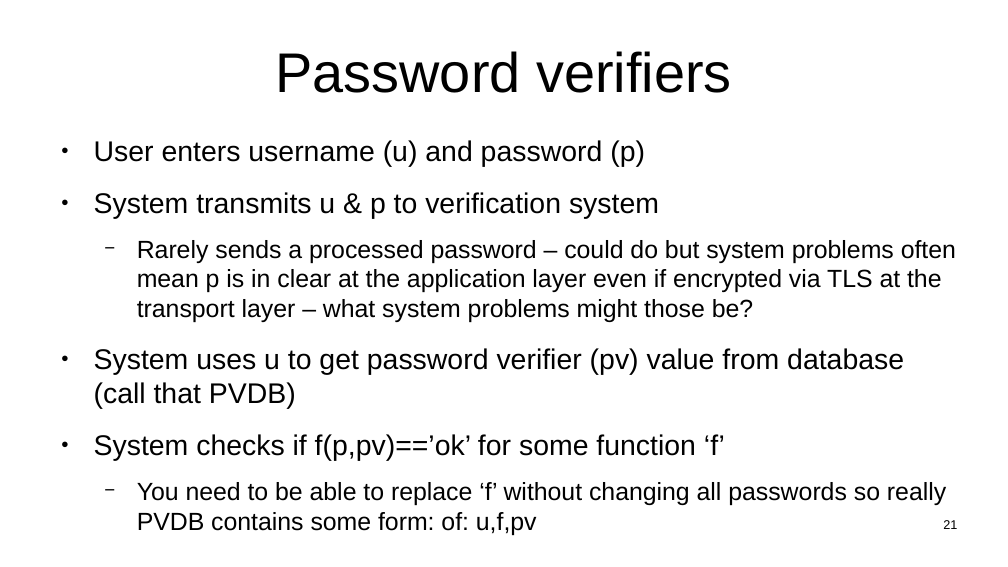
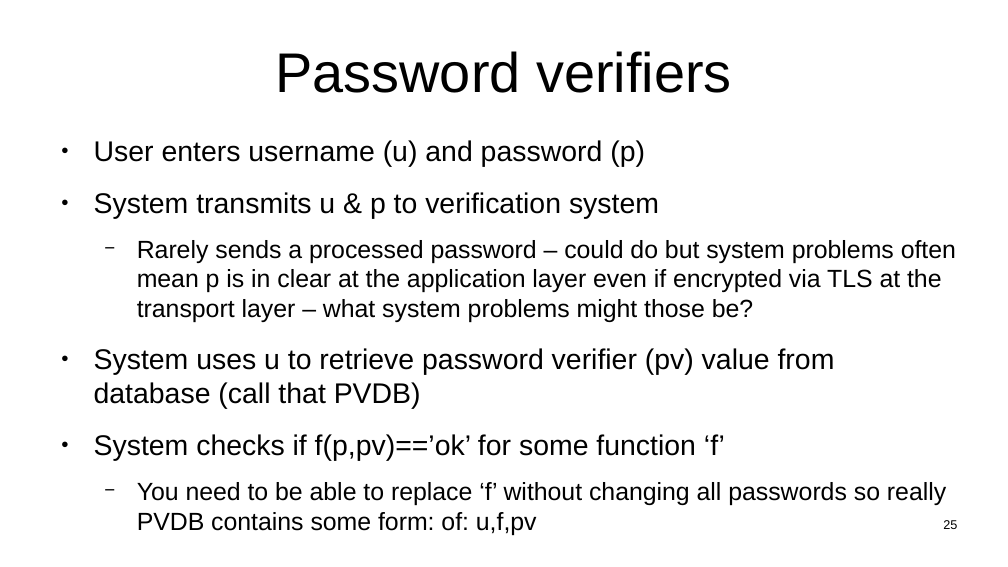
Before and after one commit to sftcd/witidtm, a slide deck: slide 25 of lectures/400-passwords.odp (slide 21 before the commit). Drawn at 1008x567 pixels with LibreOffice and Linux fonts; fonts in the diff are those of the drawing. Boxes give left, top, right and bottom in pixels: in the first picture for what was removed or moved away, otherwise in the second. Text is boxed around its words. In the diff, an @@ line names an element or a change of style, - is before the commit and + after.

Commit message:
moar passwords

```diff
--- a/lectures/400-passwords.odp
+++ b/lectures/400-passwords.odp
@@ text at [94,348,835,409]: text changed @@
-● System uses u to get password verifier (pv) value from database (call that PVDB)
+● System uses u to retrieve password verifier (pv) value from database (call that PVDB)
@@ page number at [943,520,957,529]: text changed @@
-21
+25
```
Also in this commit, not shown: 7 other slides changed, 4 slides added, 2 slides removed, 1 other file.
